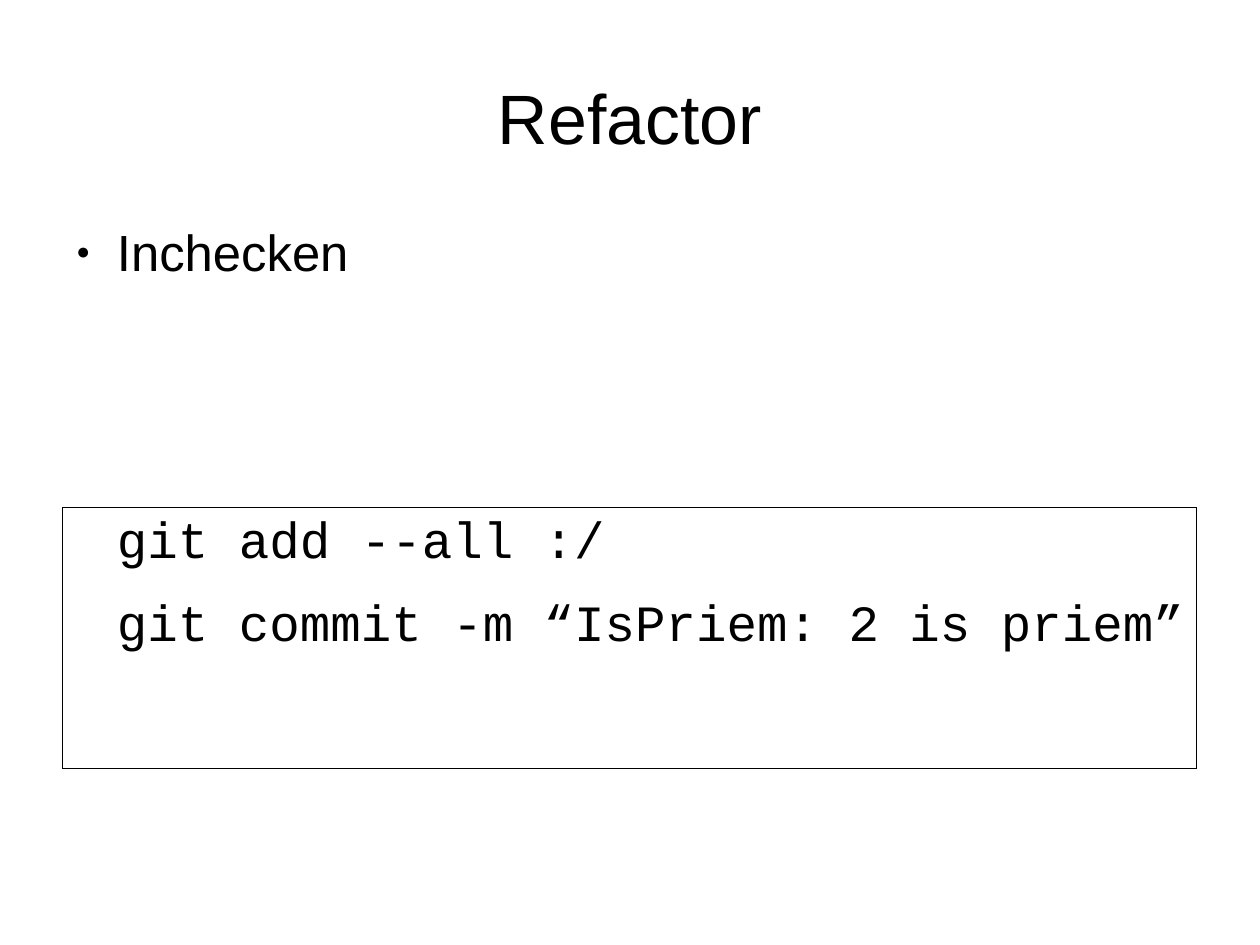
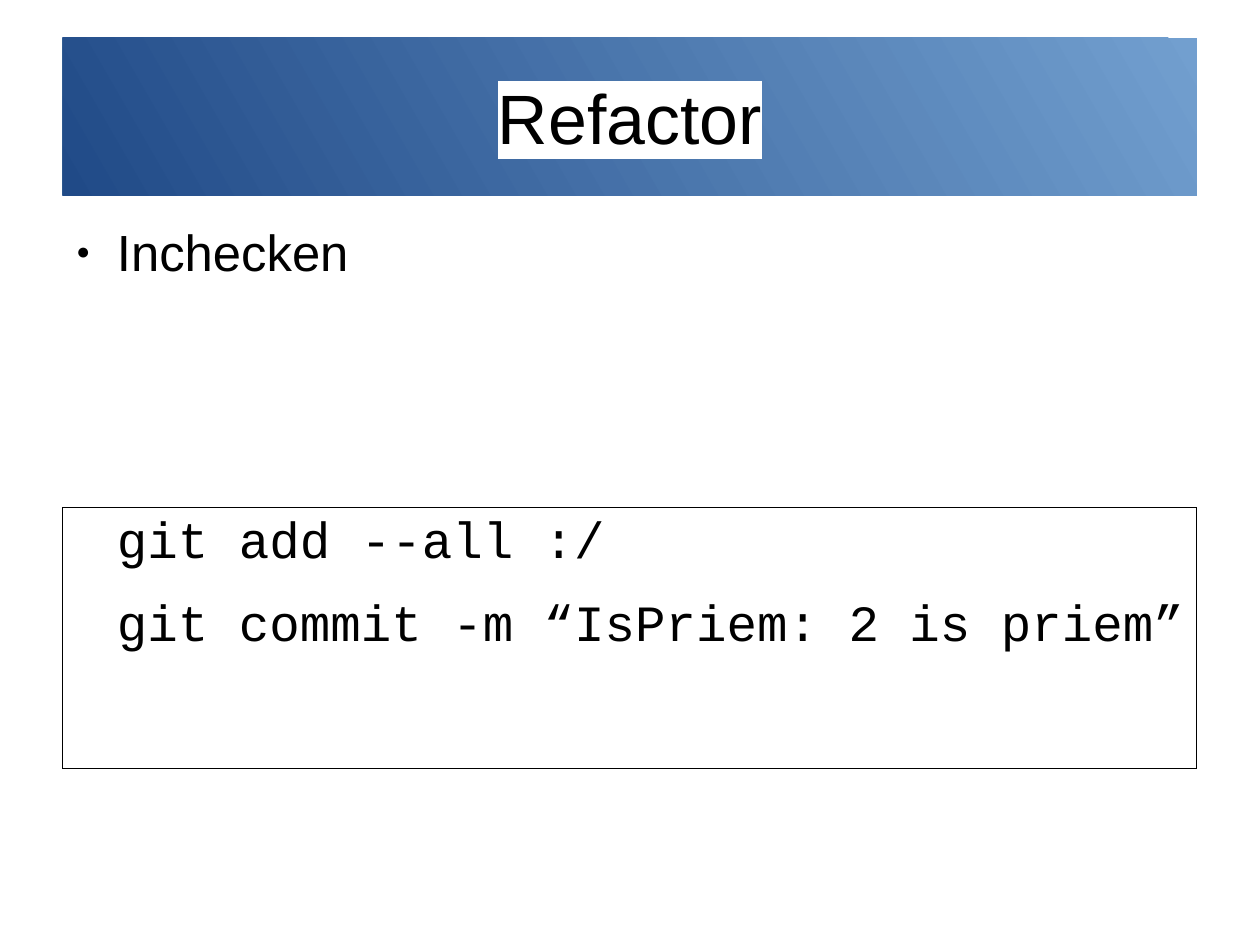
Before and after one commit to djog/arduino_cursus, a slide deck: slide 14 of Raw/TestgestuurdeOntwikkeling.odp. Drawn at 1260x945 pixels with LibreOffice and Linux fonts; fonts in the diff are those of the drawing. Boxes give left, top, right and bottom in pixels: in the first picture for what was removed or moved away, otherwise in the second. Text is boxed around its words. In the diff, an @@ line names an element or a change of style, - is before the commit and + after.

```diff
--- a/Raw/TestgestuurdeOntwikkeling.odp
+++ b/Raw/TestgestuurdeOntwikkeling.odp
@@ title "Refactor": place and size @@
-title "Refactor" at bbox=[498, 93, 762, 145]
+title "Refactor" at bbox=[63, 38, 1197, 196]
@@ title "Refactor" at bbox=[63, 38, 1197, 196]: fill none to gradient #729FCF to #204A87 @@
```
Also in this commit, not shown: 13 other slides changed, 3 other files.
